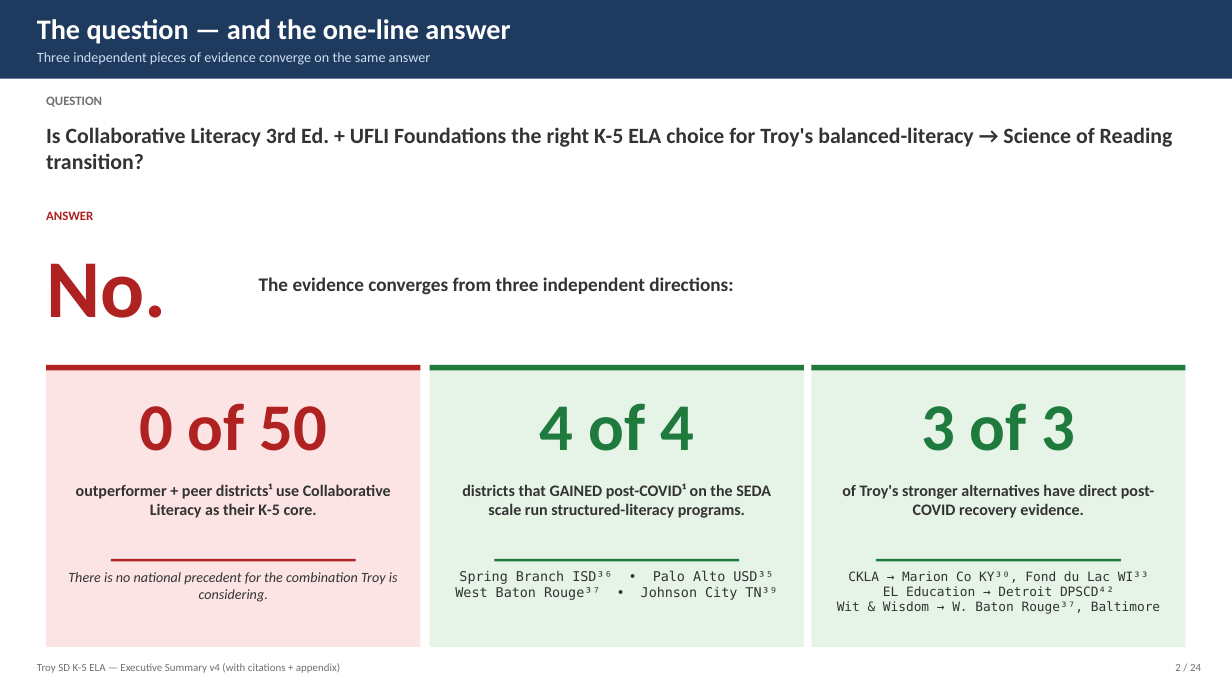
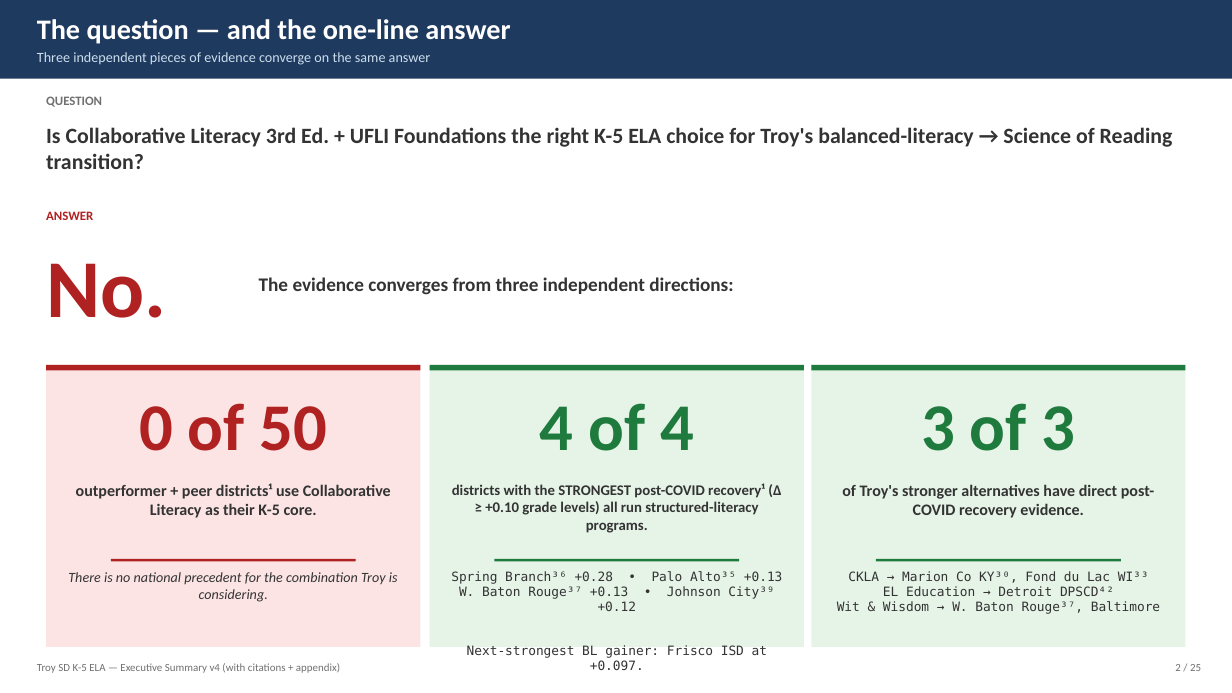
Before and after one commit to akarpo/tsd-k5ela-choice, a slide deck: slide 2 of deck/Troy_K5_ELA_Executive_Summary_v4.pptx. Drawn at 1232x693 pixels with LibreOffice and Linux fonts; fonts in the diff are those of the drawing. Boxes give left, top, right and bottom in pixels: in the first picture for what was removed or moved away, otherwise in the second. Text is boxed around its words. In the diff, an @@ line names an element or a change of style, - is before the commit and + after.

```diff
--- a/deck/Troy_K5_ELA_Executive_Summary_v4.pptx
+++ b/deck/Troy_K5_ELA_Executive_Summary_v4.pptx
@@ text at bbox=[452, 483, 781, 533]: text changed; size 12.5 to 11.5 pt @@
-districts that GAINED post-COVID¹ on the SEDA scale run structured-literacy programs.
+districts with the STRONGEST post-COVID recovery¹ (Δ ≥ +0.10 grade levels) all run structured-literacy programs.
@@ text at bbox=[451, 571, 783, 670]: text changed; size 10.5 to 10 pt @@
-Spring Branch ISD³⁶ • Palo Alto USD³⁵
-West Baton Rouge³⁷ • Johnson City TN³⁹
+Spring Branch³⁶ +0.28 • Palo Alto³⁵ +0.13
+W. Baton Rouge³⁷ +0.13 • Johnson City³⁹ +0.12
+Next-strongest BL gainer: Frisco ISD at +0.097.
@@ text at bbox=[1175, 664, 1201, 671]: text changed @@
-2 / 24
+2 / 25
```
Also in this commit, not shown: 22 other slides changed, 1 slide added, 27 other files.
